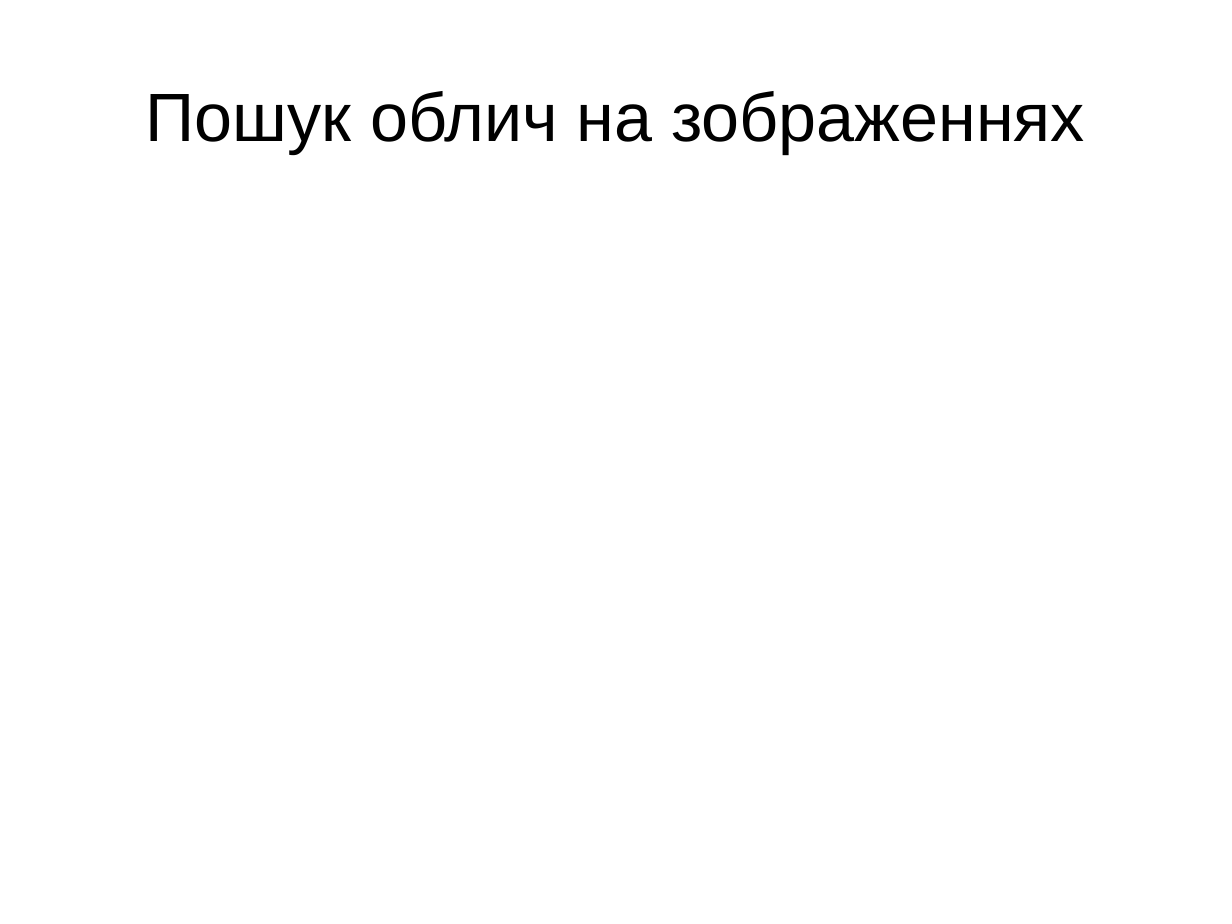
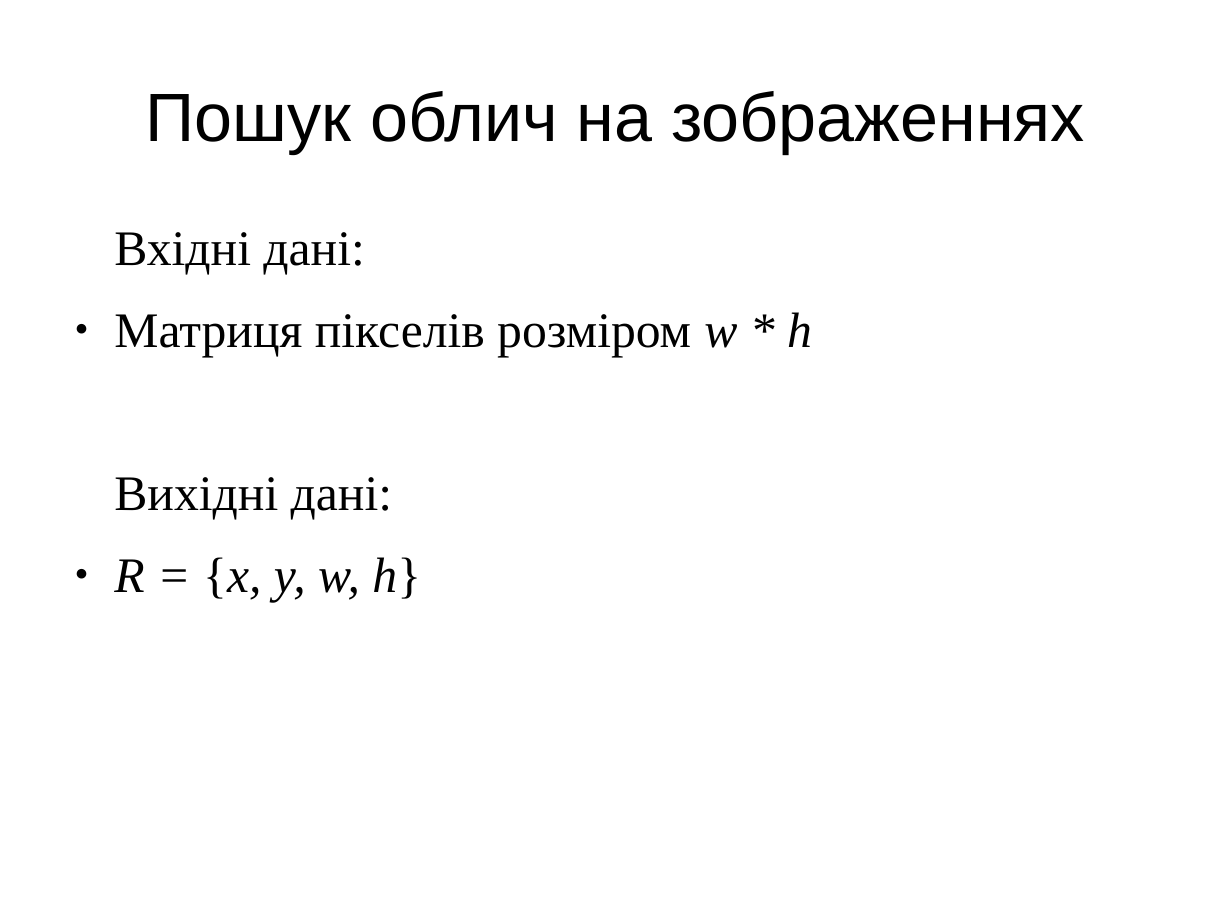
Before and after one commit to FaceDetect/gpu-face-detection, a slide deck: slide 10 of doc/presentation.odp (slide 9 before the commit). Drawn at 1232x924 pixels with LibreOffice and Linux fonts; fonts in the diff are those of the drawing. Boxes give left, top, right and bottom in pixels: in the first picture for what was removed or moved away, otherwise in the second. Text is boxed around its words. In the diff, an @@ line names an element or a change of style, - is before the commit and + after.

```diff
--- a/doc/presentation.odp
+++ b/doc/presentation.odp
@@ text added at [114,232,812,602], 32 pt, text #000000 @@
+Вхідні дані:
+● Матриця пікселів розміром w * h
+Вихідні дані:
+● R = {x, y, w, h}
```
Also in this commit, not shown: 3 other slides changed, 28 slides added, 1 slide removed.
